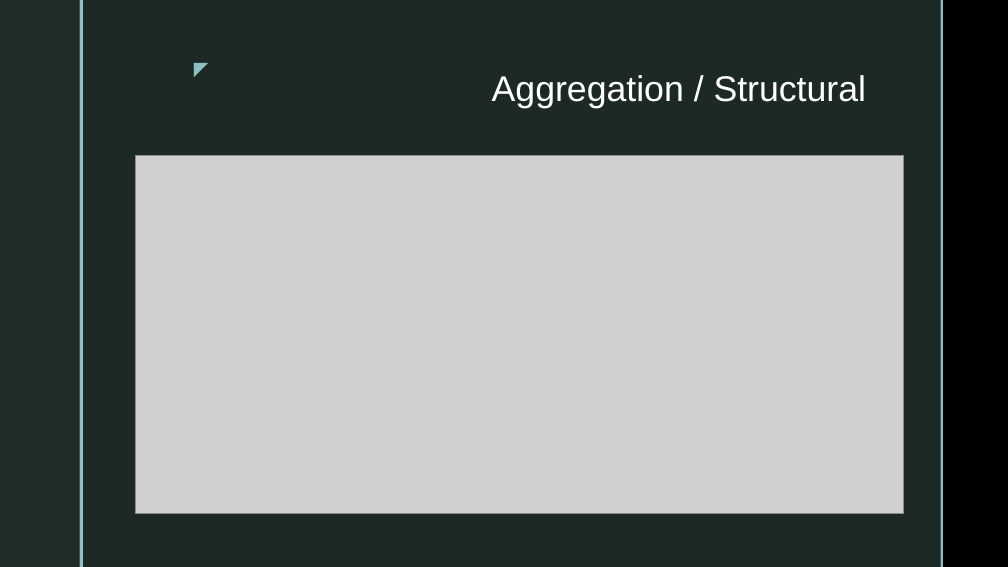
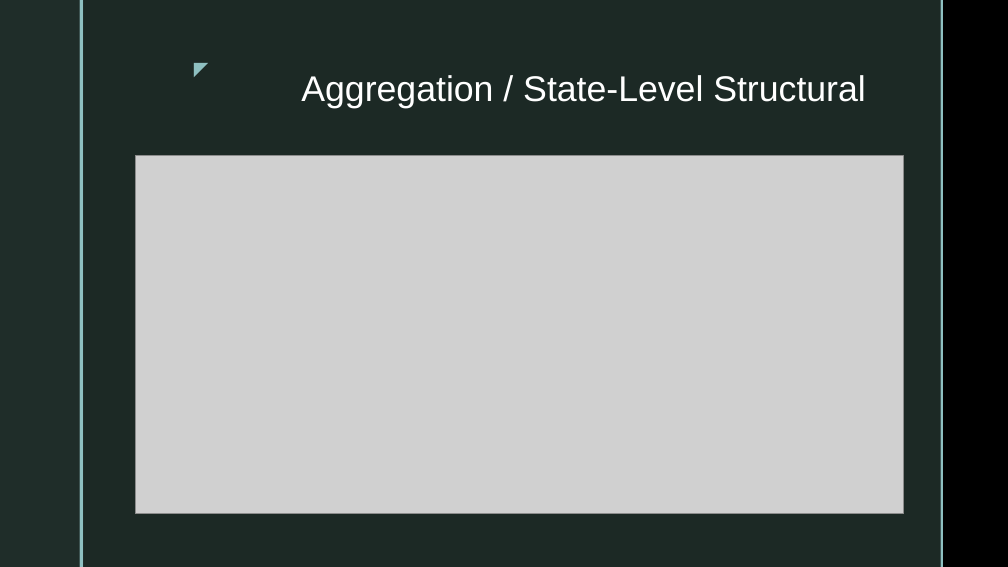
Before and after one commit to jeff-adkisson/swe-4743-spring-2026-oo-design, a slide deck: slide 18 of presentations/03-uml-class-diagramming.pptx (slide 13 before the commit). Drawn at 1008x567 pixels with LibreOffice and Linux fonts; fonts in the diff are those of the drawing; grey boxes stand for pictures; background and template pictures are left out. Boxes give left, top, right and bottom in pixels: in the first picture for what was removed or moved away, otherwise in the second. Text is boxed around its words. In the diff, an @@ line names an element or a change of style, - is before the commit and + after.

```diff
--- a/presentations/03-uml-class-diagramming.pptx
+++ b/presentations/03-uml-class-diagramming.pptx
@@ title at bbox=[301, 75, 866, 108]: text changed @@
-Aggregation / Structural
+Aggregation / State-Level Structural
```
Also in this commit, not shown: 9 other slides changed, 3 slides added, 3 other files.
